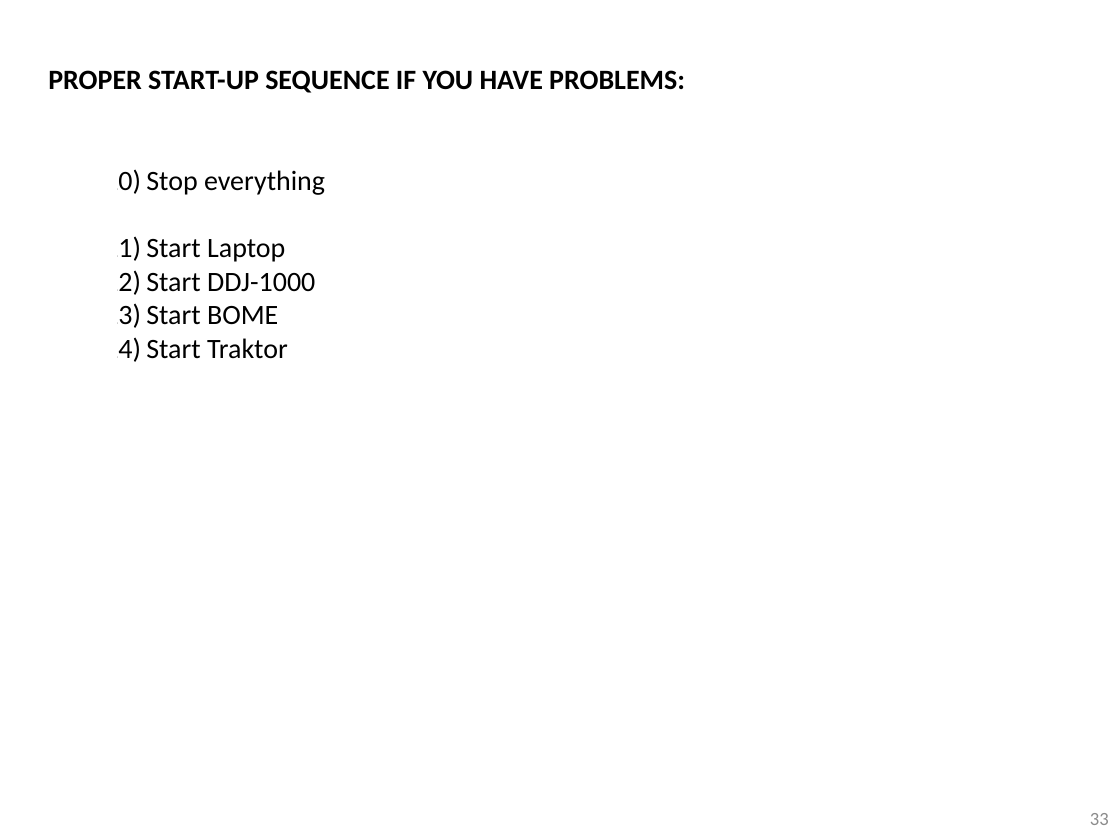
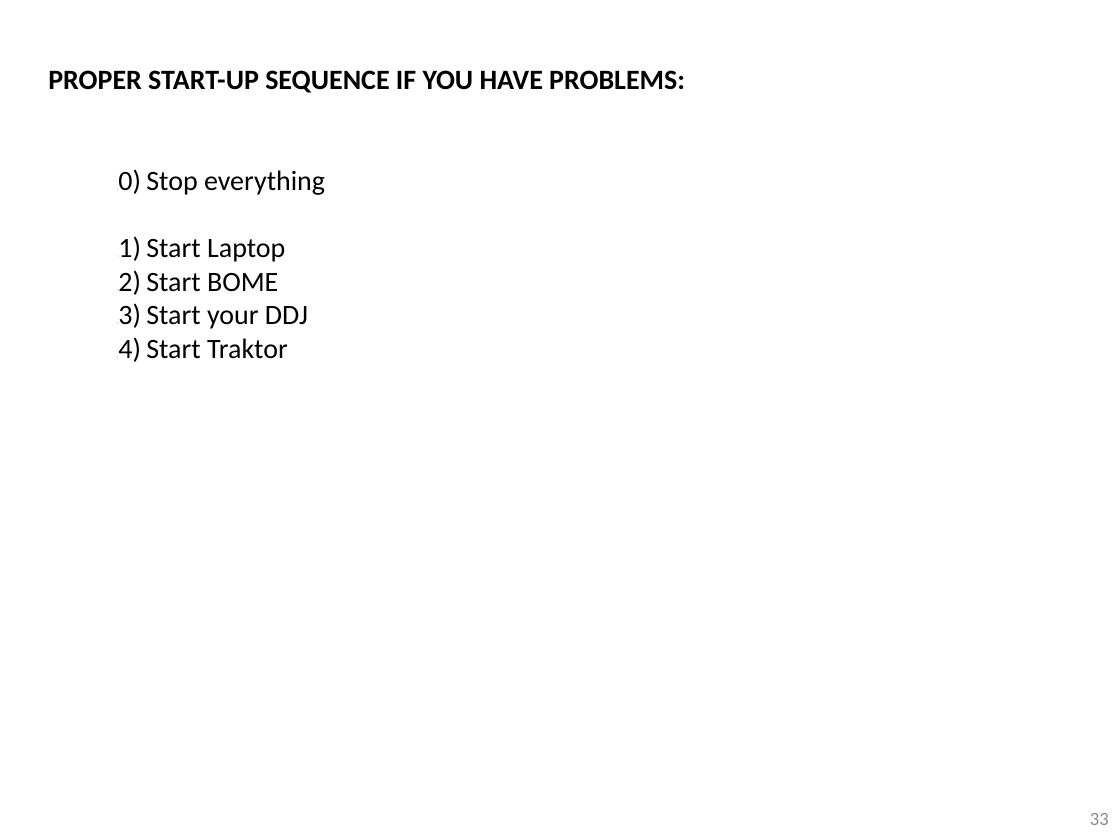
Before and after one commit to pestrela/music, a slide deck: slide 33 of traktor/mapping_ddj_1000/Support files/Source files/DDJ - BOME Installation Guide.pptx. Drawn at 1120x840 pixels with LibreOffice and Linux fonts; fonts in the diff are those of the drawing. Boxes give left, top, right and bottom in pixels: in the first picture for what was removed or moved away, otherwise in the second. Text is boxed around its words. In the diff, an @@ line names an element or a change of style, - is before the commit and + after.

```diff
--- a/traktor/mapping_ddj_1000/Support files/Source files/DDJ - BOME Installation Guide.pptx
+++ b/traktor/mapping_ddj_1000/Support files/Source files/DDJ - BOME Installation Guide.pptx
@@ text at [146,273,315,292]: paragraph removed @@
-  12) Start DDJ-1000
@@ text at [146,306,308,329]: paragraph added @@
+  13) Start your DDJ
```
Also in this commit, not shown: 17 other slides changed, 5 other files.
